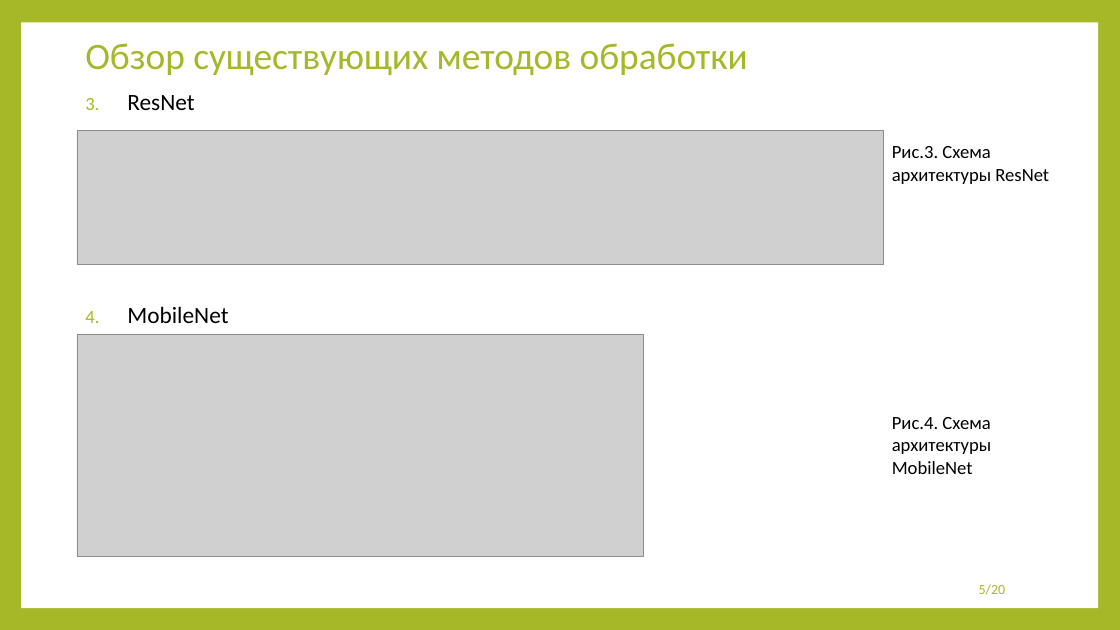
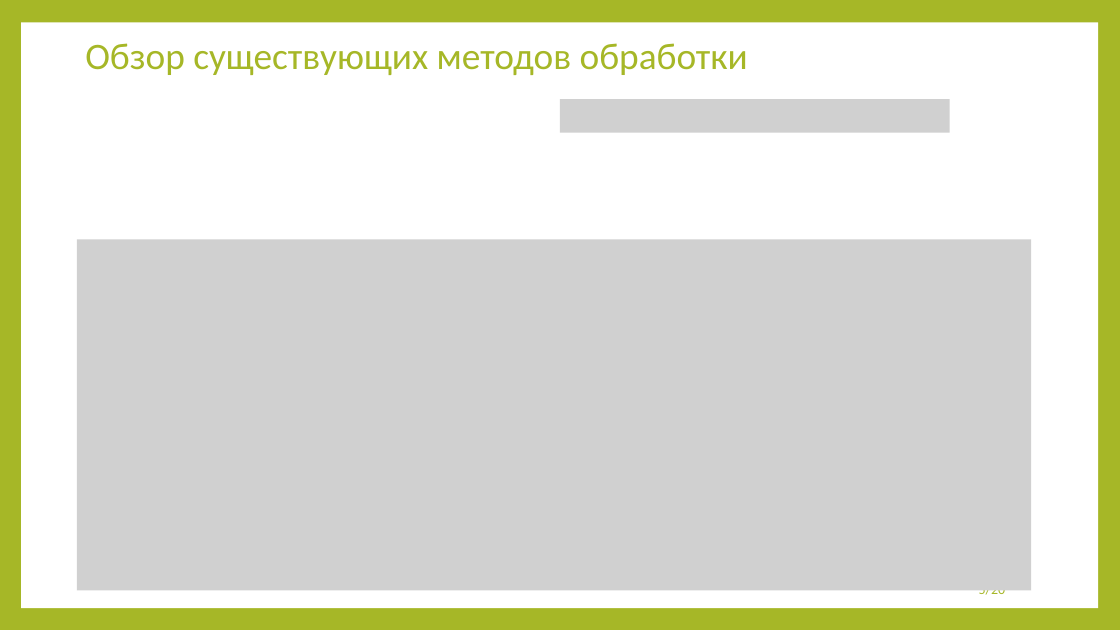
Before and after one commit to 13Fire13nyu/MasterDegree, a slide deck: slide 5 of presentation/presentation.pptx. Drawn at 1120x630 pixels with LibreOffice and Linux fonts; fonts in the diff are those of the drawing; grey boxes stand for pictures. Boxes give left, top, right and bottom in pixels: in the first picture for what was removed or moved away, otherwise in the second. Text is boxed around its words. In the diff, an @@ line names an element or a change of style, - is before the commit and + after.

```diff
--- a/presentation/presentation.pptx
+++ b/presentation/presentation.pptx
@@ text removed at [127, 95, 194, 110] @@
-3. ResNet
@@ picture added at [560, 99, 950, 133] @@
@@ picture removed at [77, 131, 884, 265] @@
@@ text removed at [892, 146, 1049, 184] @@
-Рис.3. Схема архитектуры ResNet
@@ picture added at [77, 239, 1032, 591] @@
@@ text removed at [127, 306, 228, 323] @@
-4. MobileNet
@@ picture removed at [77, 334, 644, 556] @@
@@ text removed at [892, 417, 991, 474] @@
-Рис.4. Схема архитектуры MobileNet
```
Also in this commit, not shown: 9 other slides changed, 1 other file.
